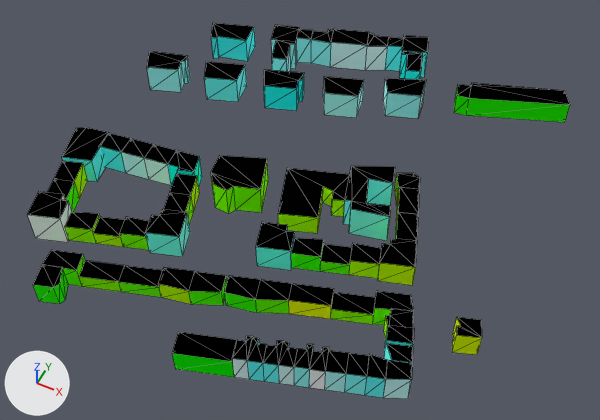
One commit to the glTF model web/public/assets/cities/amsterdam/tiles/5_-6.far.glb: the scene before it, then after it.
Camera for both pictures: a camera (50 mm lens) standing at (1553.0, -1702.0, 345.0) and looking at (1414.0, -1425.0, -1.0). Every picture has the same lights, and +X, +Y and +Z are marked at lower left. The picture after the commit comes second. Mesh edges are drawn as thin lines. Where no turn or scale is listed for an object, it has been applied to the vertices. Vertices at exactly the same position are counted once.

Objects in the first picture: '5_-6_far'.
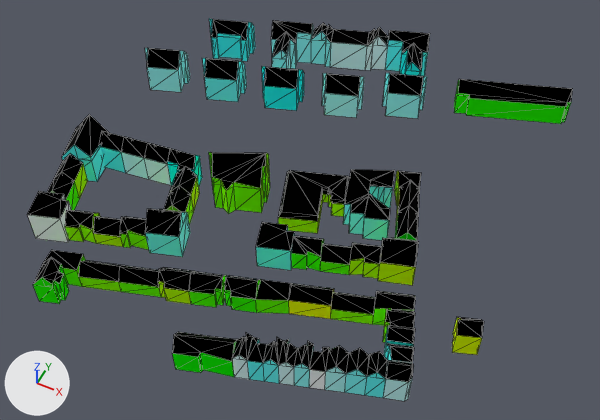
Where the newer file only moved an object's origin or applied its transform, the numbers keep the older frame.

Location of each change, (x1, y1, x2, y2) in pixels of the pictures (600 x 420 px):
```json
{"object": "5_-6_far", "change": "reshaped", "before": [27, 23, 570, 399], "after": [27, 19, 573, 401]}
{"part": 1, "of": "me_5__6_far", "change": "built on", "before": [278, 166, 395, 241], "after": [33, 114, 484, 401]}
{"part": 2, "of": "me_5__6_far", "change": "added", "after": [145, 19, 573, 124]}
```

Edits to the scene script, one JSON object a line:
```json
{"block": "me_5__6_far", "where": "# used by ob_5__6_far; location = (1404.5, -1406.9, 9.9)"}
{"op": "remove", "block": "me_5__6_far", "code": "me_5__6_far.from_pydata(...)  # 563 vertices, 851 faces; spans x -128.0..128.0, y -136.0..136.0, z -10.0..10.0"}
{"op": "add", "block": "me_5__6_far", "code": "me_5__6_far.from_pydata(...)  # 1156 vertices, 1807 faces; spans x -128.0..128.0, y -136.0..136.0, z -10.0..24.0"}
{"block": "me_5__6_far", "change": "me_5__6_far part 1: 2 vertices moved from x 42.0..47.0, y -15.0..2.0, z 10.0 to x 42.0..47.0, y -15.0..2.0, z 7.0; 16 vertices removed from x -5.0..62.0, y -37.0..18.0, z 3.0..10.0; 387 vertices added at x -122.0..127.0, y -136.0..20.0, z -10.0..24.0"}
{"block": "me_5__6_far", "change": "me_5__6_far part 2: 222 vertices added at x -126.0..123.0, y 37.0..136.0, z -10.0..19.0"}
```
